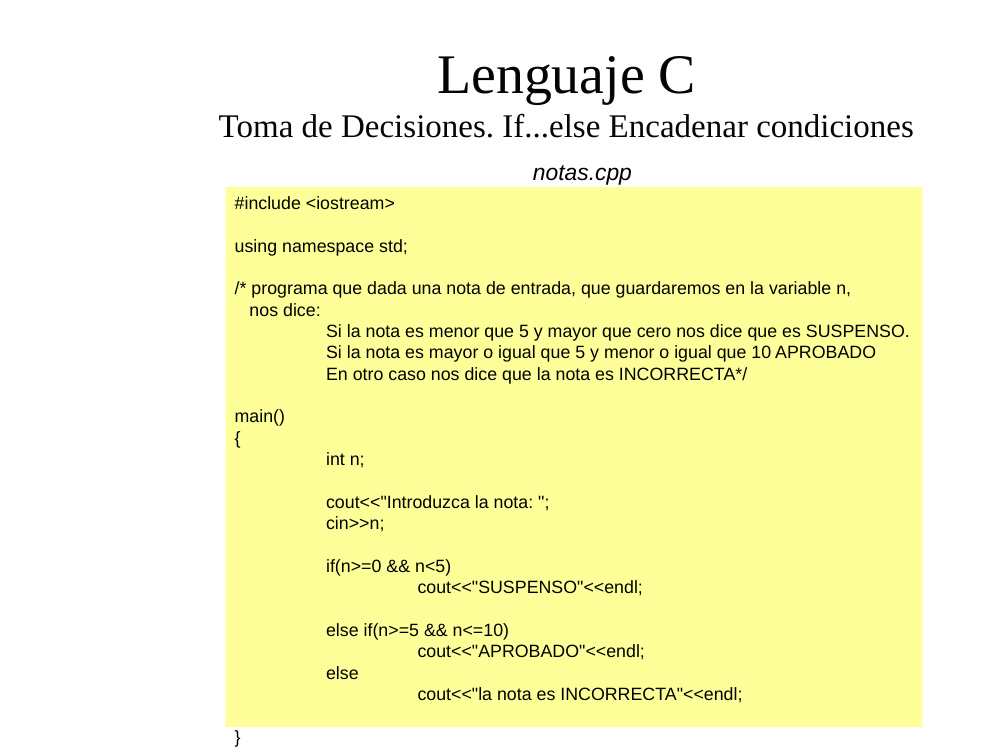
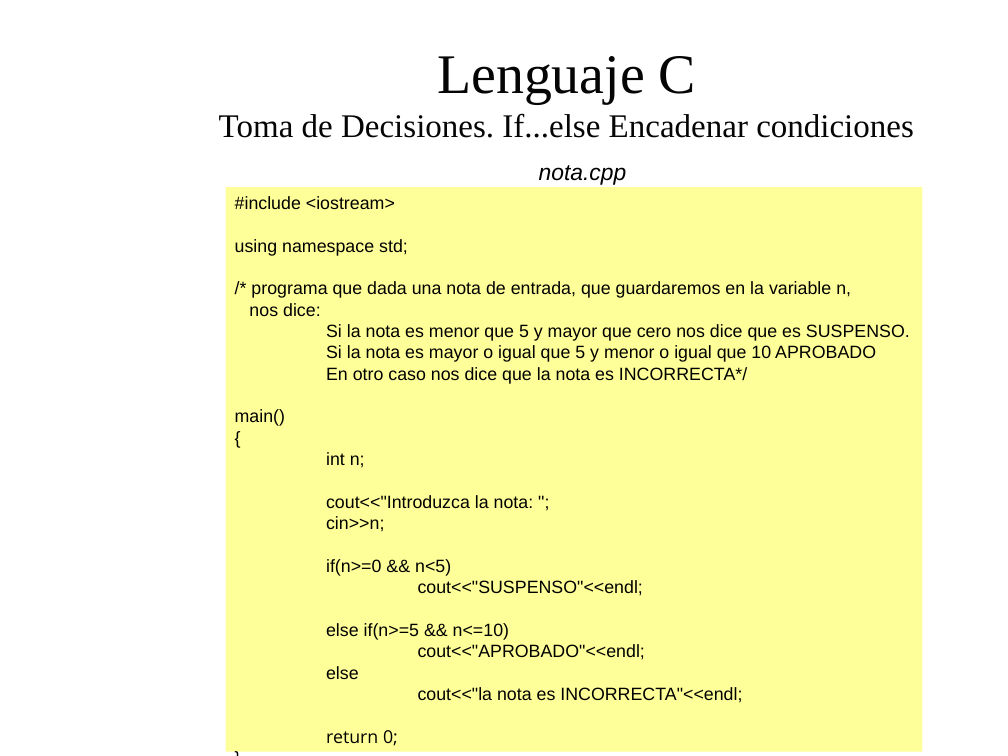
Before and after one commit to dolpo04/2bach, a slide deck: slide 32 of unidades/01_introduccion_a_la_programacion/presentacion/Tema1: Introduccion a la programacion.odp. Drawn at 1008x756 pixels with LibreOffice and Linux fonts; fonts in the diff are those of the drawing; background and template pictures are left out. Boxes give left, top, right and bottom in pixels: in the first picture for what was removed or moved away, otherwise in the second. Text is boxed around its words. In the diff, an @@ line names an element or a change of style, - is before the commit and + after.

```diff
--- a/unidades/01_introduccion_a_la_programacion/presentacion/Tema1: Introduccion a la programacion.odp
+++ b/unidades/01_introduccion_a_la_programacion/presentacion/Tema1: Introduccion a la programacion.odp
@@ text at bbox=[539, 165, 627, 185]: text changed @@
-notas.cpp
+nota.cpp
@@ rectangle "#include <iostream>": place and size @@
-rectangle "#include <iostream>" at bbox=[226, 188, 923, 727]
+rectangle "#include <iostream>" at bbox=[226, 188, 923, 752]
@@ text in rectangle at bbox=[326, 730, 398, 746]: paragraph added @@
+return 0;
```
Also in this commit, not shown: 12 other slides changed, 12 slides added, 1 other file.
